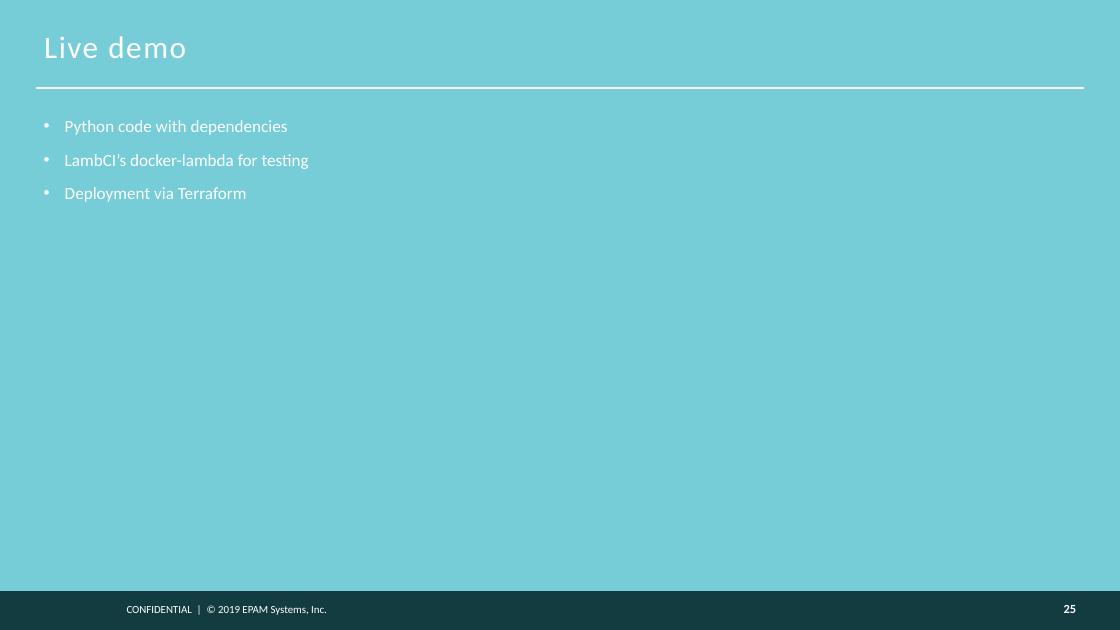
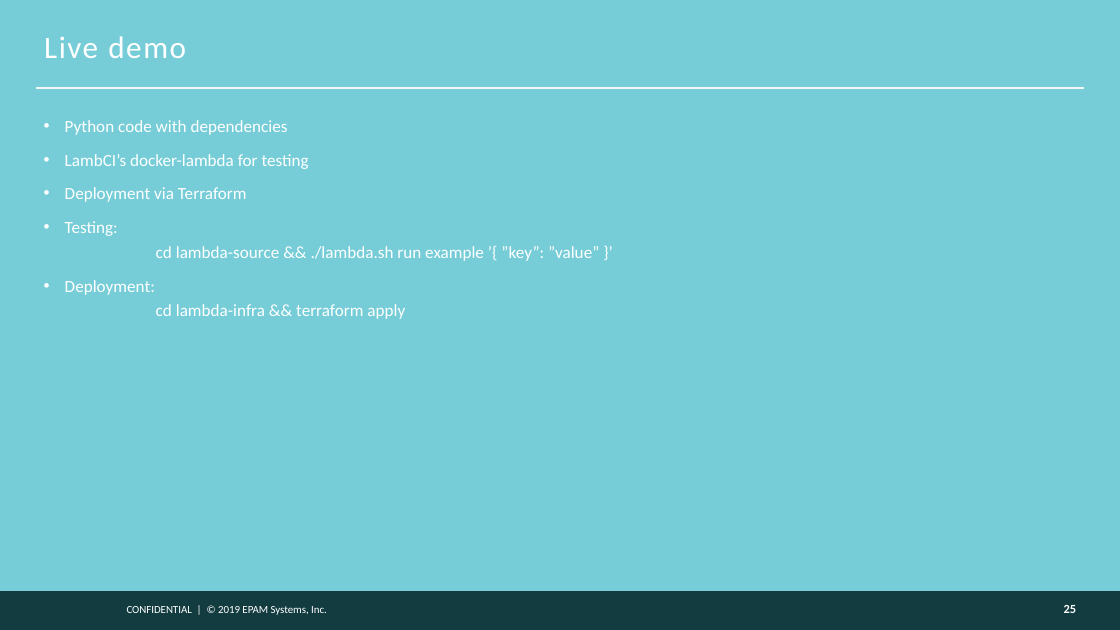
Before and after one commit to ChristophShyper/presentation-lambda, a slide deck: slide 25 of Presentation.pptx. Drawn at 1120x630 pixels with LibreOffice and Linux fonts; fonts in the diff are those of the drawing; background and template pictures are left out. Boxes give left, top, right and bottom in pixels: in the first picture for what was removed or moved away, otherwise in the second. Text is boxed around its words. In the diff, an @@ line names an element or a change of style, - is before the commit and + after.

```diff
--- a/Presentation.pptx
+++ b/Presentation.pptx
@@ text at (65,221,599,319): paragraphs added @@
+• Testing:
+  cd lambda-source && ./lambda.sh run example ’{ ”key”: ”value” }’
+• Deployment:
+  cd lambda-infra && terraform apply
```
Also in this commit, not shown: 2 other slides changed, 4 other files.
